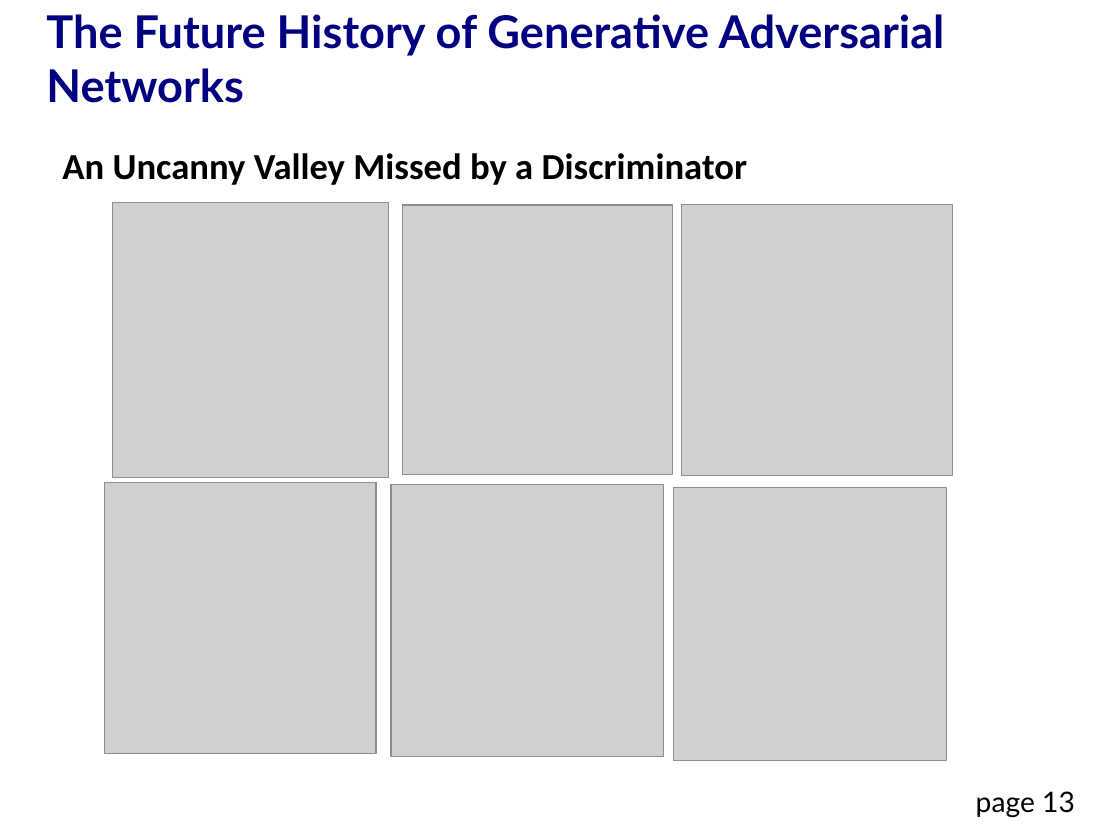
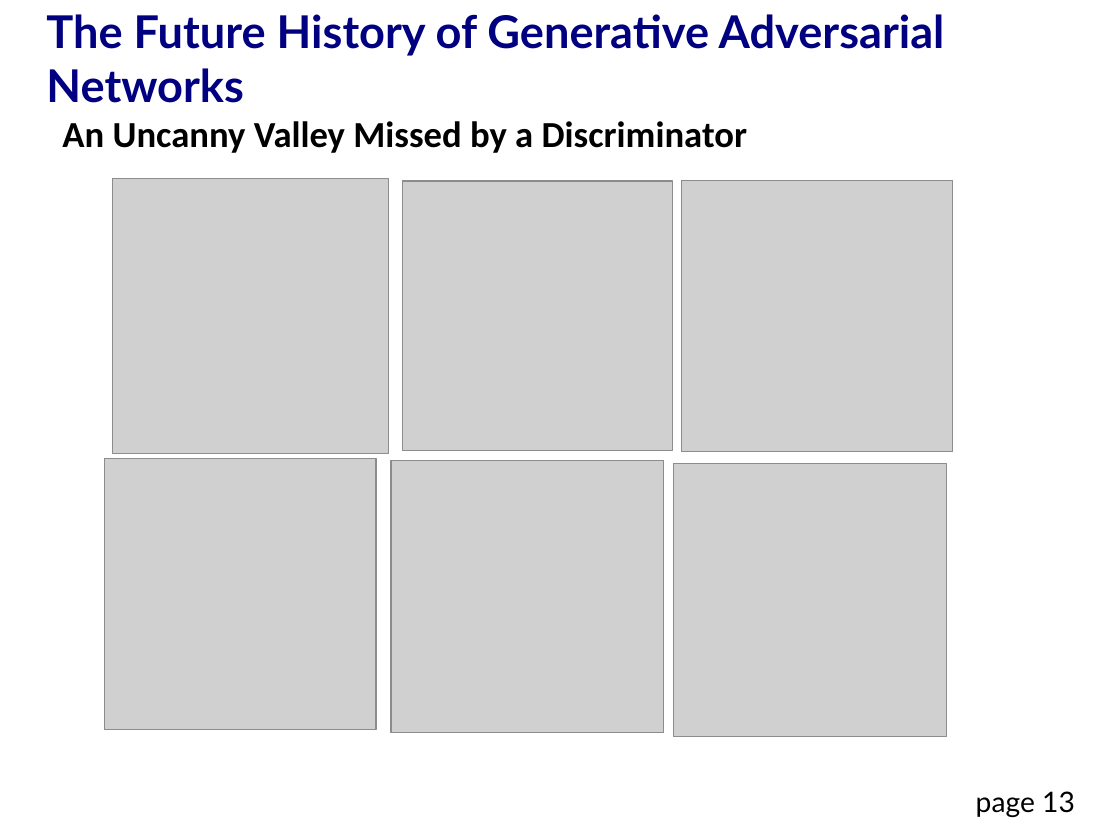
Before and after one commit to DavidMertz/GITEX-2021, a slide deck: slide 13 of Future_History_of_GAN.odp. Drawn at 1120x840 pixels with LibreOffice and Linux fonts; fonts in the diff are those of the drawing; grey boxes stand for pictures. Boxes give left, top, right and bottom in pixels: in the first picture for what was removed or moved away, otherwise in the second. Text is boxed around its words. In the diff, an @@ line names an element or a change of style, - is before the commit and + after.

```diff
--- a/Future_History_of_GAN.odp
+++ b/Future_History_of_GAN.odp
@@ text "An Uncanny Valley Missed by ...": place and size @@
-text "An Uncanny Valley Missed by ..." at (62, 153, 748, 185)
+text "An Uncanny Valley Missed by ..." at (62, 121, 748, 153)
@@ 6 pictures: place and size @@
-6 pictures at (105, 202, 953, 761)
+6 pictures at (105, 178, 953, 738)
```
Also in this commit, not shown: 1 other slide changed, 1 other file.
